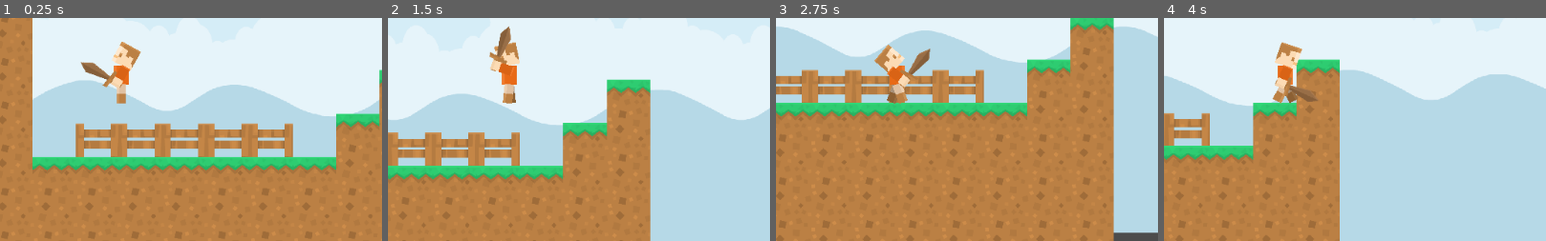
Above: before the commit, frames 1-4 (left to right).
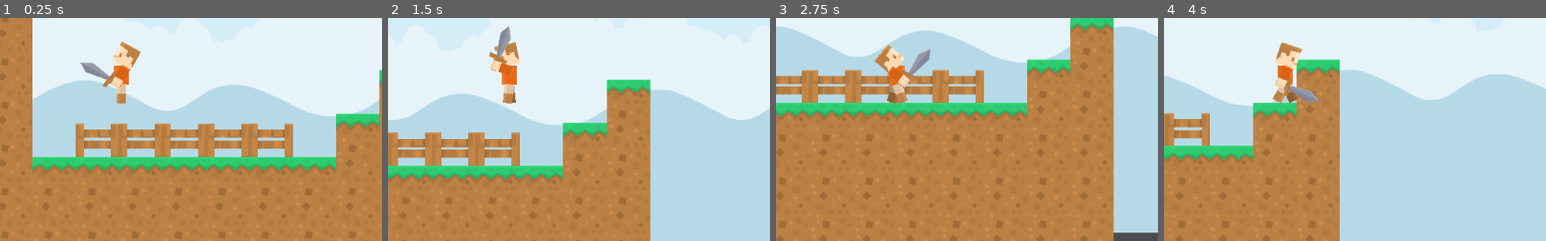
Above: after the commit, the same moments.

Repository: Kiel97/kenney-game-jam-2020
Game: Godot game, scene res://World.tscn
Same seed, same stepped clock (60 frames per second), same inputs: the game is played once before the commit and once after it.
Inputs (mouse positions are % of the whole screen's width and height, from its top left):
- Up to frame 1 (0.25 s): no input
- Up to frame 2 (1.5 s): move the mouse to (72, 45) at 0.52 s; press the mouse at (72, 45) at 0.53 s; hold D (right) from 0.53 s (still down); tap Up (jump) at 0.77 s; move the mouse to (30, 55) at 1.27 s; release the mouse at (30, 55) at 1.28 s; click (30, 55) at 1.35 s
- Up to frame 3 (2.75 s): tap Up (jump) at 1.52 s; move the mouse to (60, 28) at 2.02 s; release D (right) at 2.03 s; press the mouse at (60, 28) at 2.03 s; hold Left (left) from 2.03 s (still down)
- Up to frame 4 (4 s): move the mouse to (45, 70) at 2.77 s; release Left (left) at 2.78 s; release the mouse at (45, 70) at 2.78 s; hold D (right) from 2.78 s (still down); click (45, 70) at 2.85 s; tap Up (jump) at 3.02, 3.77 s; move the mouse to (80, 65) at 3.52 s; press the mouse at (80, 65) at 3.53 s
The pictures show only the part of the screen within x 34-84%, y 37-87%; the shares and areas given below are measured in that part.

The runs differ from the first frame. In frame 1, 0.3% of the frame differs, in the area x 21-32%, y 19-32%; in frame 2, 0.3%, in the area x 26-33%, y 3-24%; in frame 3, 0.3%; in frame 4, 0.3%.

Commit message:
Replaced Bronze Sword with Iron one

Diff:
--- a/Sword.tscn
+++ b/Sword.tscn
@@ -1,10 +1,10 @@
 [gd_scene load_steps=2 format=2]
 
-[ext_resource path="res://images/weapons/sword_bronze.png" type="Texture" id=1]
+[ext_resource path="res://images/weapons/sword_iron.png" type="Texture" id=1]
 
 [node name="Sword" type="Node2D"]
 
 [node name="Sprite" type="Sprite" parent="."]
 rotation = 0.838439
 texture = ExtResource( 1 )
-offset = Vector2( 30, -38 )
+offset = Vector2( 35, -38 )
Binary file added: images/weapons/sword_iron.png
